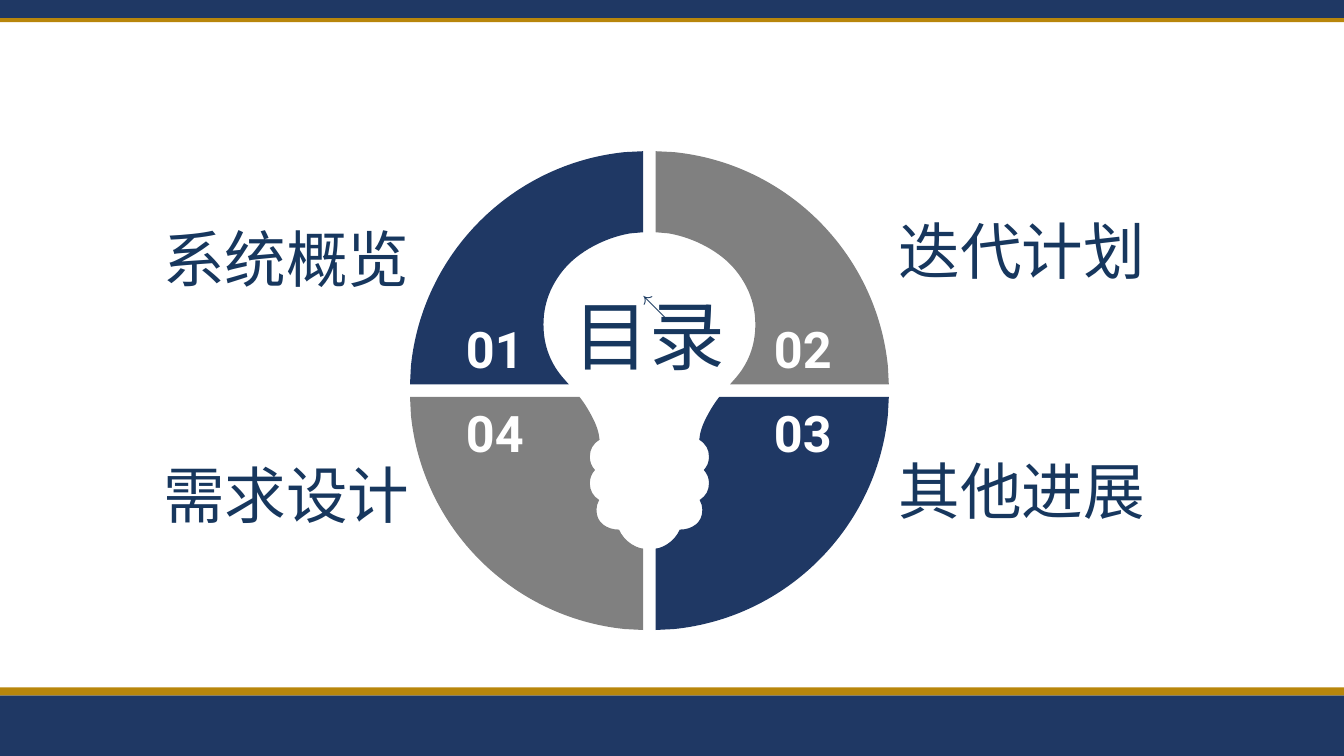
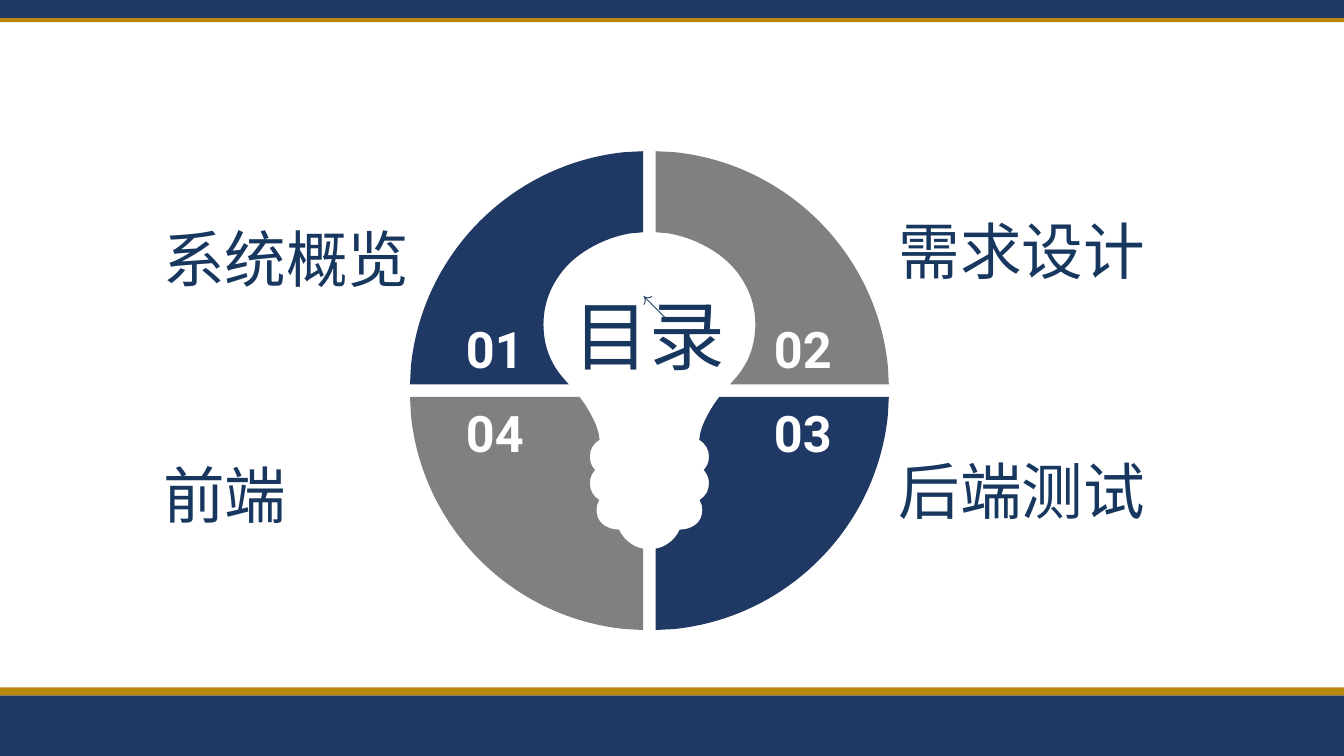
Before and after one commit to tyq-arch/single-merchant-shop-9, a slide deck: slide 2 of docs/第1次阶段性评审_第九组.pptx. Drawn at 1344x756 pixels with LibreOffice and Linux fonts; fonts in the diff are those of the drawing. Boxes give left, top, right and bottom in pixels: in the first picture for what was removed or moved away, otherwise in the second. Text is boxed around its words. In the diff, an @@ line names an element or a change of style, - is before the commit and + after.

```diff
--- a/docs/第1次阶段性评审_第九组.pptx
+++ b/docs/第1次阶段性评审_第九组.pptx
@@ text at (899,222,1145,279): text changed @@
-迭代计划
+需求设计
@@ text at (163,466,286,523): text changed @@
-需求设计
+前端
@@ text at (899,462,1145,519): text changed @@
-其他进展
+后端测试
```
Also in this commit, not shown: 15 other slides changed, 2 slides added.
